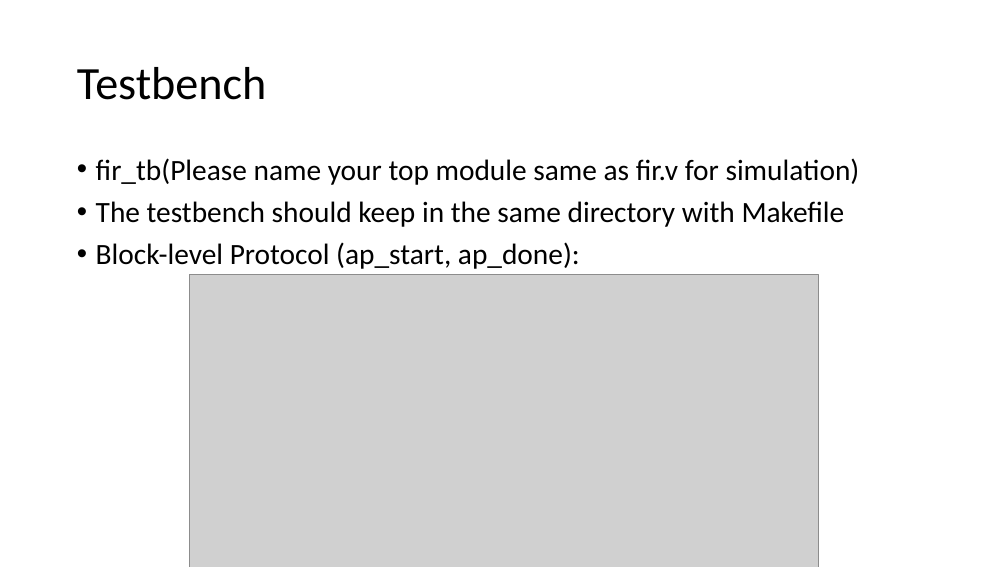
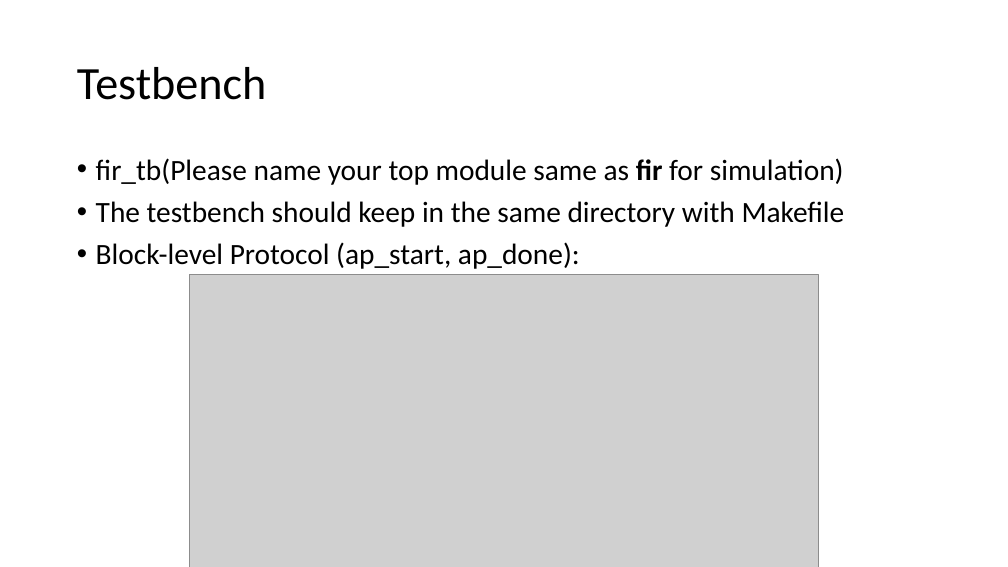
Before and after one commit to ZheChen-Bill/lab3_workbook, a slide deck: slide 7 of submission_Caravel SOC User Project (FIR).pptx (slide 6 before the commit). Drawn at 1008x567 pixels with LibreOffice and Linux fonts; fonts in the diff are those of the drawing; grey boxes stand for pictures. Boxes give left, top, right and bottom in pixels: in the first picture for what was removed or moved away, otherwise in the second. Text is boxed around its words. In the diff, an @@ line names an element or a change of style, - is before the commit and + after.

Commit message:
Change the PPT

```diff
--- a/submission_Caravel SOC User Project (FIR).pptx
+++ b/submission_Caravel SOC User Project (FIR).pptx
@@ text at [96,158,844,185]: text changed @@
-• fir_tb(Please name your top module same as fir.v for simulation)
+• fir_tb(Please name your top module same as fir for simulation)
```
Also in this commit, not shown: 2 other slides changed, 2 slides added.
